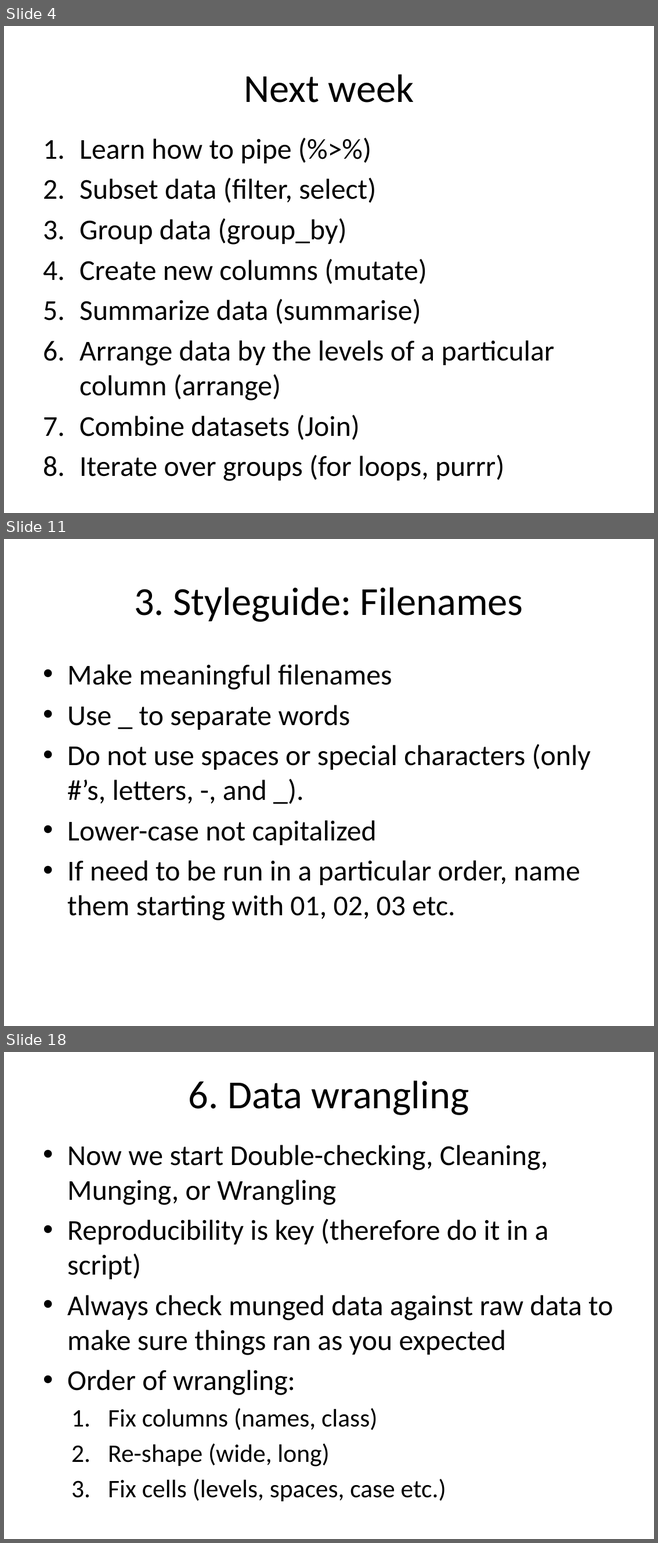
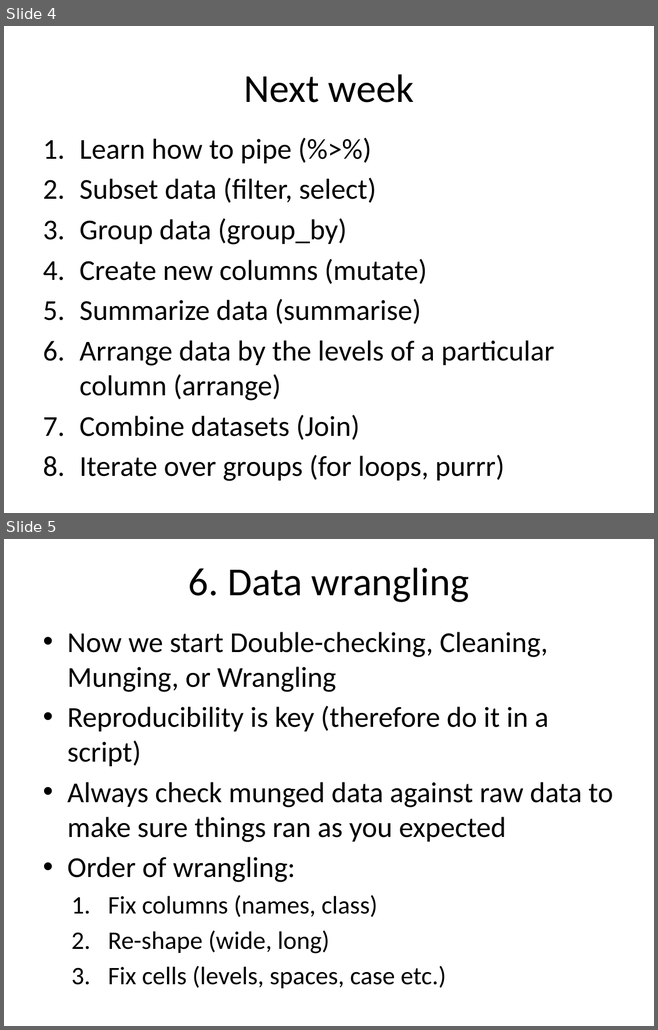
Before and after one commit to EEOB590A-Fall-2019/Course-Materials, a slide deck: 3. Data wrangling/Data_wrangling.pptx. Shown one above the other, each under a label of ours: slides 4, 11 and 18 before the commit, slides 4 and 5 after it; the slides between them are not shown. The pictures are 658x1543 and 658x1030 pixels, drawn with LibreOffice and Linux fonts; fonts in the diff are those of the drawing. Boxes give left, top, right and bottom in pixels: in the first picture for what was removed or moved away, otherwise in the second. Text is boxed around its words. In the diff, an @@ line names an element or a change of style, - is before the commit and + after.

```diff
--- a/3. Data wrangling/Data_wrangling.pptx
+++ b/3. Data wrangling/Data_wrangling.pptx
@@ slide 11 removed at box(4, 539, 654, 1026), background #FFFFFF @@
@@ title removed at box(134, 587, 523, 622) @@
-3. Styleguide: Filenames
@@ text removed at box(67, 664, 590, 921) @@
-• Make meaningful filenames
-• Use _ to separate words
-• Do not use spaces or special characters (only #’s, letters, -, and _).
-• Lower-case not capitalized
-• If need to be run in a particular order, name them starting with 01, 02, 03 etc.
@@ what was slide 18 is now slide 5 @@
```
Also in this commit, not shown: 1 slide changed, 12 other slides removed, 10 other files.
